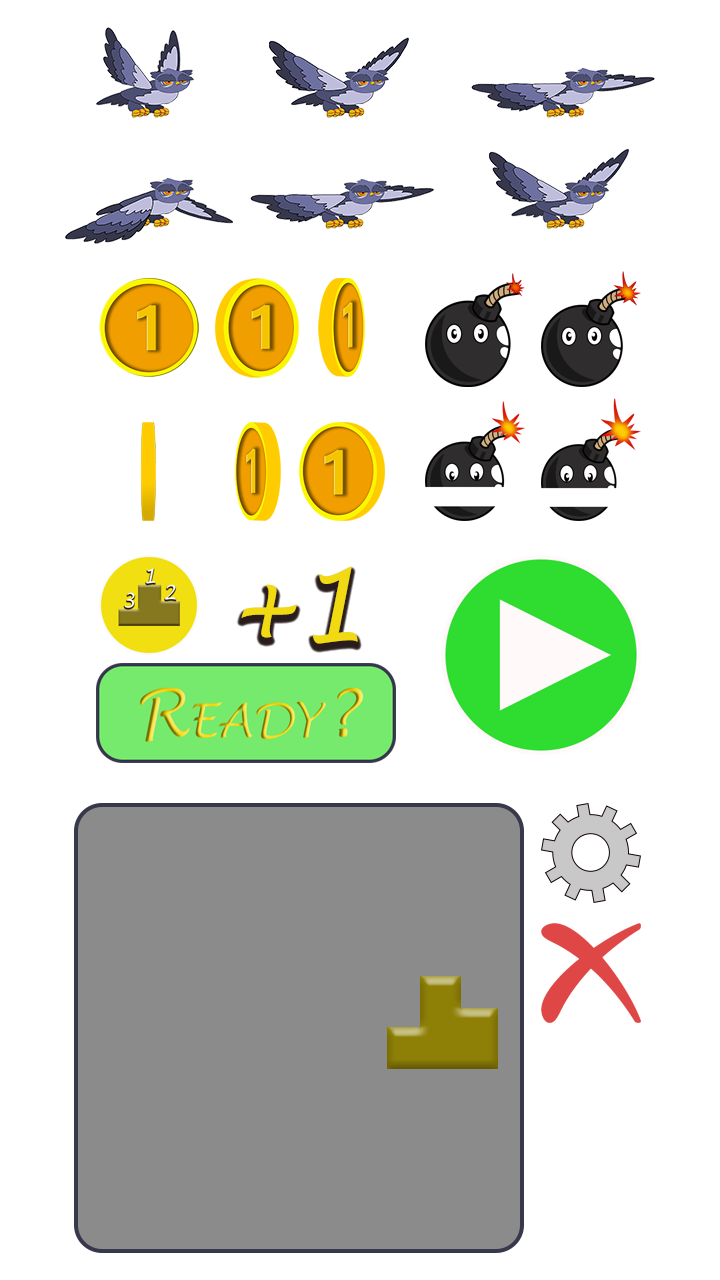
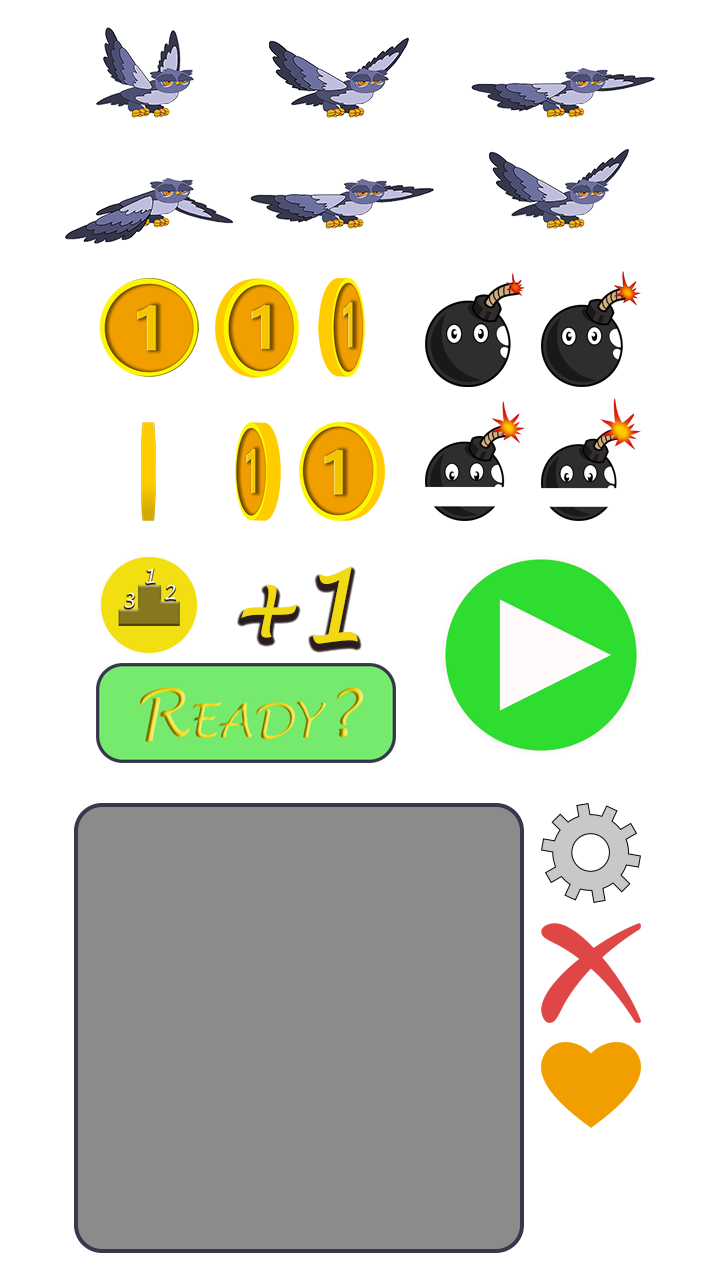
Layer changes from the first (720, 1280) image to the second:
added layer "Heart" above "CloseButton" over [541, 1042, 641, 1128]
hid "Shape 1" over [387, 976, 498, 1069]
